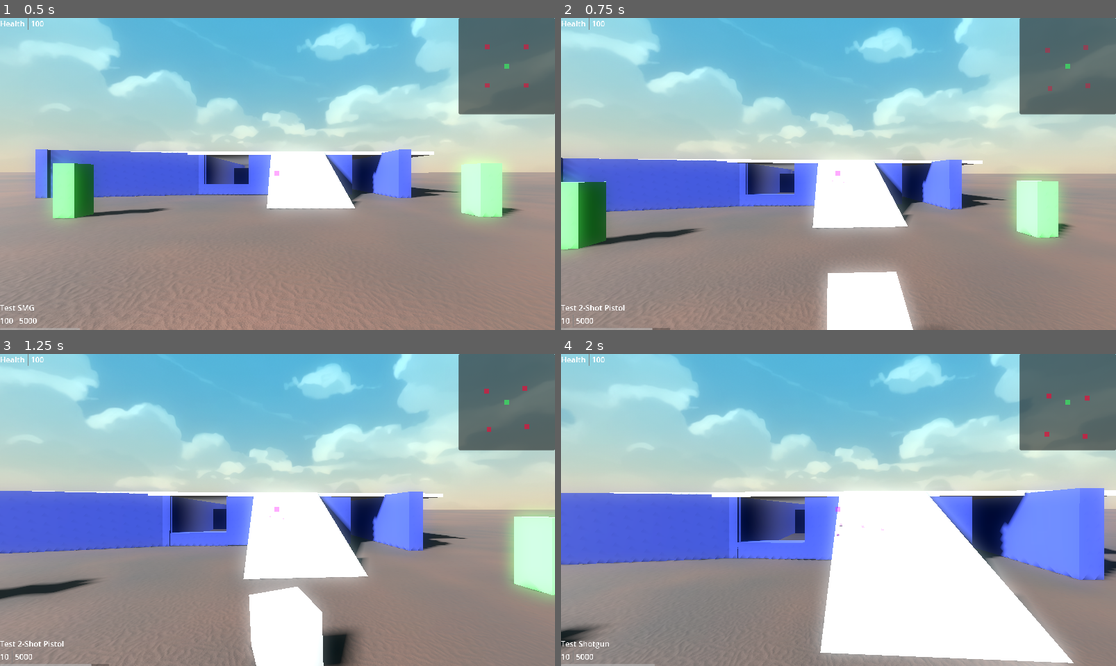
Above: before the commit, frames 1-4 (two rows, left to right).
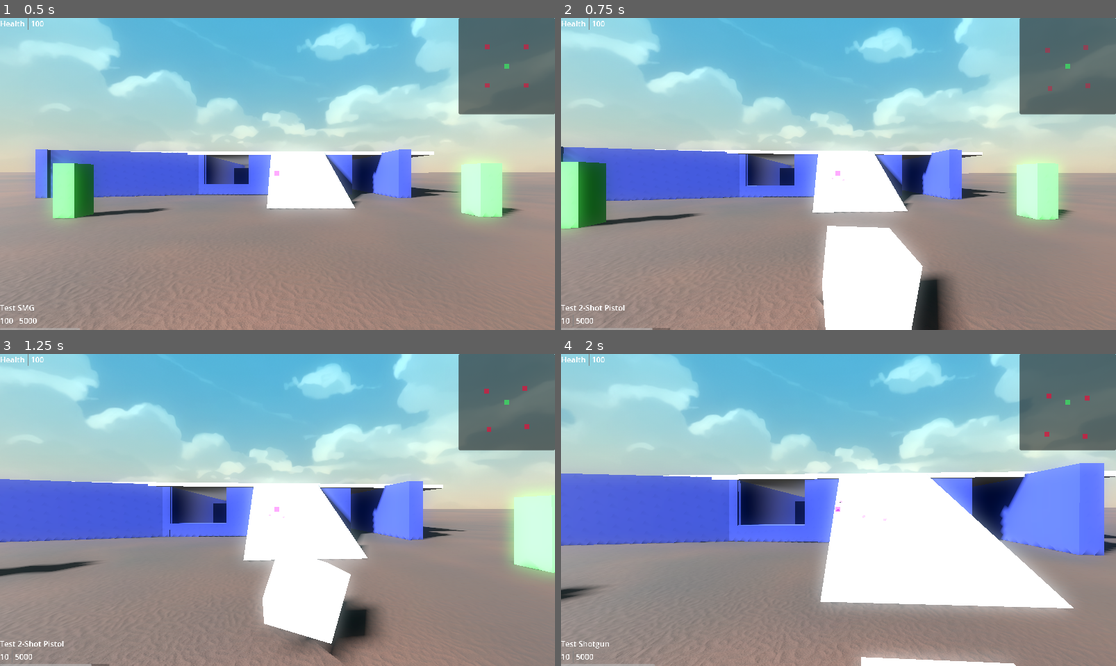
Above: after the commit, the same moments.

Repository: mabanana/FPS-Project-A
Game: Godot game, scene res://scene1.tscn
The game is run twice, just before and just after one commit, with the same random seed, the same clock (stepped at 60 frames per second) and the same inputs.
Inputs (mouse positions are in pixels of both pictures, inside the frame that each line leads up to):
- Up to frame 1 (0.5 s): no input
- Up to frame 2 (0.75 s): tap Enter (ui_accept) at 0.5 s; move the mouse to (866, 174) at 0.52 s; hold Up (ui_up) from 0.53 s (still down); hold Q (drop_equip) from 0.53 s (still down); click (866, 174) at 0.67 s
- Up to frame 3 (1.25 s): keep holding Up (ui_up); keep holding Q (drop_equip); tap Enter (ui_accept) at 0.77, 1.07 s; tap 1 (hotkey_1) at 0.8 s
- Up to frame 4 (2 s): keep holding Up (ui_up); move the mouse to (810, 510) at 1.27 s; release Q (drop_equip) at 1.28 s; tap 1 (hotkey_1) at 1.35 s; click (810, 510) at 1.42 s; tap Enter (ui_accept) at 1.52, 1.82 s; tap 2 (hotkey_2) at 1.55 s

Frame 1 is identical in both runs. In frame 2, 14% of the frame differs, in the area x 0-100%, y 41-100%; in frame 3, 14%; in frame 4, 25%, in the area x 0-100%, y 34-100%.

Commit message:
Update player to respond to signals instead of input

Diff:
--- a/player.gd
+++ b/player.gd
@@ -43,8 +43,6 @@
 	Input.set_mouse_mode(Input.MOUSE_MODE_CAPTURED)
 	input_dir = Vector2.ZERO
 
-
-
 # TODO: Move all gun_slot logic away from input
 	# e.g. hold trigger through reload moves state back to triggering
 
@@ -55,63 +53,7 @@
 
 func _input(event: InputEvent):
 	input_handler.handle_input(event)
-	# Camera Controls via mouse
-	#if Input.mouse_mode == Input.MOUSE_MODE_CAPTURED and event is InputEventMouseMotion:
-		#camera.rotate_x(-event.relative.y * MOUSE_SENSITIVITY)
-		#camera.rotation.x = clampf(camera.rotation.x, -VERTICAL_LOOK_LIMIT, VERTICAL_LOOK_LIMIT)
-		#rotate_object_local(Vector3.UP, -event.relative.x * MOUSE_SENSITIVITY)
-
 	input_dir = Input.get_vector("ui_left", "ui_right", "ui_up", "ui_down")
-
-	# TODO: implement pause functionality
-	if event.is_action_pressed("ui_cancel"):
-		if Input.mouse_mode == Input.MOUSE_MODE_CAPTURED:
-			Input.set_mouse_mode(Input.MOUSE_MODE_VISIBLE)
-		else:
-			Input.set_mouse_mode(Input.MOUSE_MODE_CAPTURED)
-	# Button Inputs
-	elif event.is_action_pressed("reload"):
-		if gun_slot.active_gun:
-			set_action_state(PlayerModel.ActionState.reloading)
-		else:
-			print("Can't reload without a gun in hand.")
-	elif event.is_action_pressed("drop_equip"):
-		set_action_state(PlayerModel.ActionState.throwing)
-		gun_slot.drop_gun()
-	elif event.is_action_pressed("interact"):
-		if object_in_view.has_method("on_interact"):
-			gun_slot.pickup_gun(object_in_view.on_interact(), object_in_view.rid)
-		else:
-			print("Nothing to interact with...")
-	elif event.is_action_pressed("cycle_inventory"):
-		set_action_state(PlayerModel.ActionState.idling)
-		set_active_gun_index(core.inventory.active_gun_index + 1, true)
-	elif event.is_action_pressed("hotkey_1"):
-		set_active_gun_index(0)
-	elif event.is_action_pressed("hotkey_2"):
-		set_active_gun_index(1)
-	elif event.is_action_pressed("hotkey_3"):
-		set_active_gun_index(2)
-	elif event.is_action_pressed("hotkey_4"):
-		set_active_gun_index(3)
-	elif event.is_action_pressed("ui_accept"):
-		set_jump(true)
-	elif event.is_action_pressed("sprint"):
-		if !core.player.is_ads and is_ms(PlayerModel.MovementState.walking):
-			set_movement_state(PlayerModel.MovementState.sprinting)
-
-	if event.is_action_pressed("left_click"):
-		trigger_down = true
-		if !is_as(PlayerModel.ActionState.reloading) and !is_as(PlayerModel.ActionState.throwing):
-			set_action_state(PlayerModel.ActionState.triggering)
-	elif event.is_action_released("left_click"):
-		trigger_down = false
-		if is_as(PlayerModel.ActionState.triggering):
-			set_action_state(PlayerModel.ActionState.idling)
-	if event.is_action_pressed("right_click"):
-		set_ads(true)
-	elif event.is_action_released("right_click"):
-		set_ads(false)
 
 # Default Godot Template movement
 func _physics_process(delta):
@@ -182,11 +124,15 @@
 		var action_pressed = payload["action"]
 		match action_pressed:
 			InputHandler.PlayerActions.FIRE:
-				print("fire")
+				trigger_down = true
+				if !is_as(PlayerModel.ActionState.reloading) and !is_as(PlayerModel.ActionState.throwing):
+					set_action_state(PlayerModel.ActionState.triggering)
 			InputHandler.PlayerActions.NEXT_WEAPON:
-				print("next weapon")
+				set_action_state(PlayerModel.ActionState.idling)
+				set_active_gun_index(core.inventory.active_gun_index + 1, true)
 			InputHandler.PlayerActions.PREV_WEAPON:
-				print("previous weapon")
+				set_action_state(PlayerModel.ActionState.idling)
+				set_active_gun_index(core.inventory.active_gun_index - 1, true)
 			InputHandler.PlayerActions.MOVE_FORWARD:
 				print("move forward")
 			InputHandler.PlayerActions.MOVE_BACKWARD:
@@ -196,40 +142,55 @@
 			InputHandler.PlayerActions.MOVE_RIGHT:
 				print("move right")
 			InputHandler.PlayerActions.JUMP:
-				print("jump")
+				set_jump(true)
 			InputHandler.PlayerActions.SPRINT:
-				print("sprint")
+				if !core.player.is_ads and is_ms(PlayerModel.MovementState.walking):
+					set_movement_state(PlayerModel.MovementState.sprinting)
 			InputHandler.PlayerActions.CROUCH:
 				print("crouch")
 			InputHandler.PlayerActions.RELOAD:
-				print("reload")
+				if gun_slot.active_gun:
+					set_action_state(PlayerModel.ActionState.reloading)
+				else:
+					print("Can't reload without a gun in hand.")
 			InputHandler.PlayerActions.ADS:
-				print("aim down sights")
+				set_ads(true)
 			InputHandler.PlayerActions.INTERACT:
-				print("interact")
+				# TODO: interact through signal emit instead of direct reference of object
+				if object_in_view.has_method("on_interact"):
+					gun_slot.pickup_gun(object_in_view.on_interact(), object_in_view.rid)
+				else:
+					print("Nothing to interact with...")
 			InputHandler.PlayerActions.MELEE:
 				print("melee")
 			InputHandler.PlayerActions.SELECT_SlOT_1:
-				print("select slot 1")
+				set_active_gun_index(0)
 			InputHandler.PlayerActions.SELECT_SlOT_2:
-				print("select slot 2")
+				set_active_gun_index(1)
 			InputHandler.PlayerActions.SELECT_SlOT_3:
-				print("select slot 3")
+				set_active_gun_index(2)
 			InputHandler.PlayerActions.SELECT_SlOT_4:
-				print("select slot 4")
+				set_active_gun_index(4)
 			InputHandler.PlayerActions.ESC_MENU:
-				print("pause menu")
+				# TODO: implement pause functionality
+				if Input.mouse_mode == Input.MOUSE_MODE_CAPTURED:
+					Input.set_mouse_mode(Input.MOUSE_MODE_VISIBLE)
+				else:
+					Input.set_mouse_mode(Input.MOUSE_MODE_CAPTURED)
 			InputHandler.PlayerActions.GAME_MENU:
 				print("open game menu")
 			InputHandler.PlayerActions.DROP_GUN:
-				print("drop gun")
+				set_action_state(PlayerModel.ActionState.throwing)
+				gun_slot.drop_gun()
 			_:
 				print("unhandled action press")
 	elif context == contexts.event_input_released:
 		var action_released = payload["action"]
 		match action_released:
 			InputHandler.PlayerActions.FIRE:
-				print("stop firing")
+				trigger_down = false
+				if is_as(PlayerModel.ActionState.triggering):
+					set_action_state(PlayerModel.ActionState.idling)
 			InputHandler.PlayerActions.MOVE_FORWARD:
 				print("stop move forward")
 			InputHandler.PlayerActions.MOVE_BACKWARD:
@@ -247,7 +208,7 @@
 			InputHandler.PlayerActions.RELOAD:
 				print("reload released")
 			InputHandler.PlayerActions.ADS:
-				print("aim down sights released")
+				set_ads(false)
 			InputHandler.PlayerActions.INTERACT:
 				print("interact released")
 			InputHandler.PlayerActions.MELEE:
